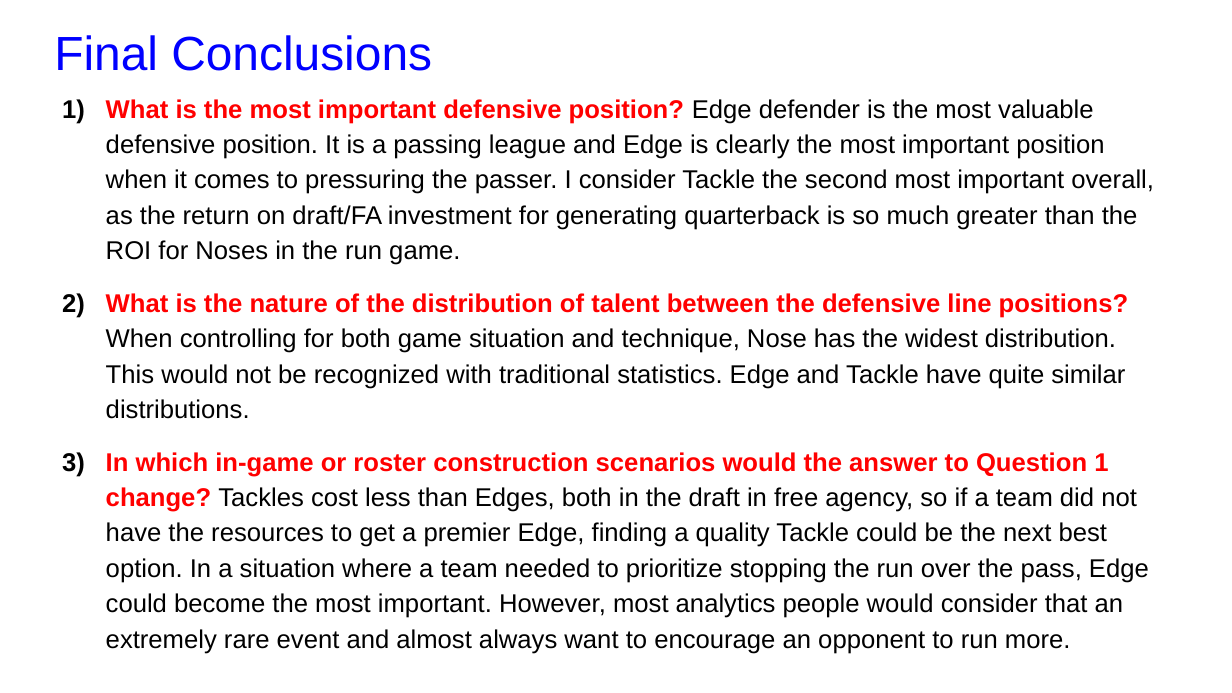
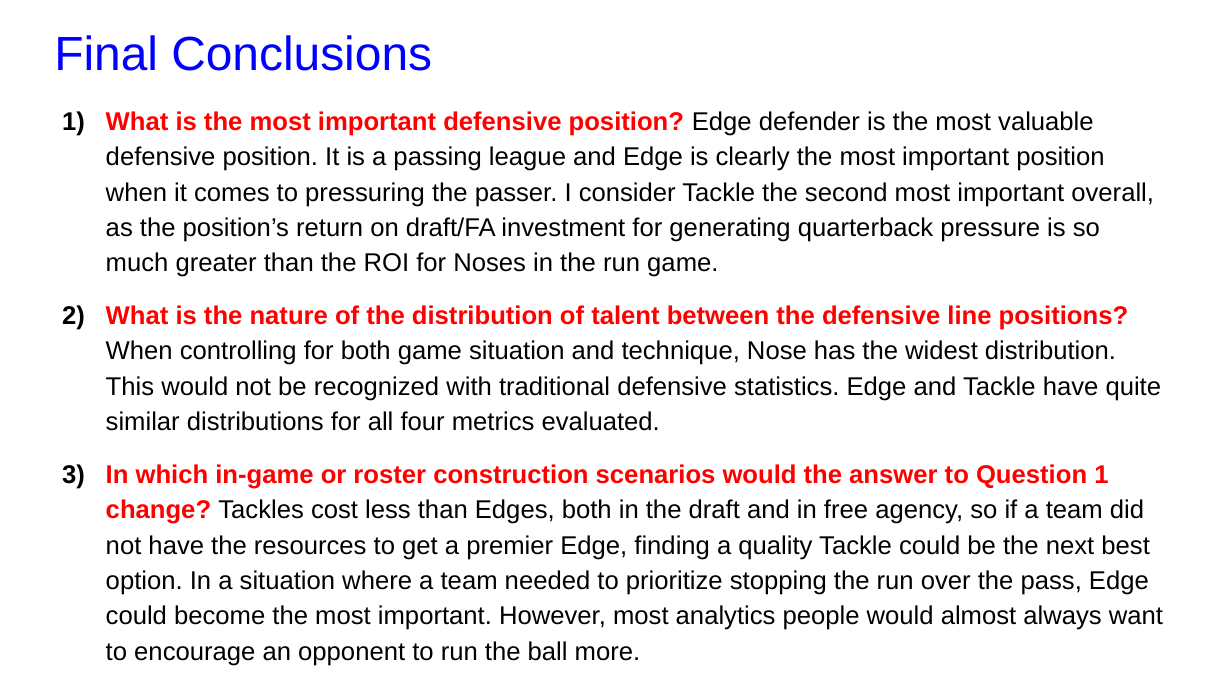
Before and after one commit to SportsInfoSolutions/AnalyticsChallenge2020, a slide deck: slide 31 of Submissions/SIS_Challenge.pptx (slide 29 before the commit). Drawn at 1232x693 pixels with LibreOffice and Linux fonts; fonts in the diff are those of the drawing. Boxes give left, top, right and bottom in pixels: in the first picture for what was removed or moved away, otherwise in the second. Text is boxed around its words. In the diff, an @@ line names an element or a change of style, - is before the commit and + after.

```diff
--- a/Submissions/SIS_Challenge.pptx
+++ b/Submissions/SIS_Challenge.pptx
@@ text at box(106, 111, 1163, 630): text changed @@
-1) What is the most important defensive position? Edge defender is the most valuable defensive position. It is a passing league and Edge is clearly the most important position when it comes to pressuring the passer. I consider Tackle the second most important overall, as the return on draft/FA investment for generating quarterback is so much greater than the ROI for Noses in the run game.
-2) What is the nature of the distribution of talent between the defensive line positions? When controlling for both game situation and technique, Nose has the widest distribution. This would not be recognized with traditional statistics. Edge and Tackle have quite similar distributions.
-3) In which in-game or roster construction scenarios would the answer to Question 1 change? Tackles cost less than Edges, both in the draft in free agency, so if a team did not have the resources to get a premier Edge, finding a quality Tackle could be the next best option. In a situation where a team needed to prioritize stopping the run over the pass, Edge could become the most important. However, most analytics people would consider that an extremely rare event and almost always want to encourage an opponent to run more.
+1) What is the most important defensive position? Edge defender is the most valuable defensive position. It is a passing league and Edge is clearly the most important position when it comes to pressuring the passer. I consider Tackle the second most important overall, as the position’s return on draft/FA investment for generating quarterback pressure is so much greater than the ROI for Noses in the run game.
+2) What is the nature of the distribution of talent between the defensive line positions? When controlling for both game situation and technique, Nose has the widest distribution. This would not be recognized with traditional defensive statistics. Edge and Tackle have quite similar distributions for all four metrics evaluated.
+3) In which in-game or roster construction scenarios would the answer to Question 1 change? Tackles cost less than Edges, both in the draft and in free agency, so if a team did not have the resources to get a premier Edge, finding a quality Tackle could be the next best option. In a situation where a team needed to prioritize stopping the run over the pass, Edge could become the most important. However, most analytics people would almost always want to encourage an opponent to run the ball more.
```
Also in this commit, not shown: 7 other slides changed, 3 slides added, 1 slide removed, 1 other file.
